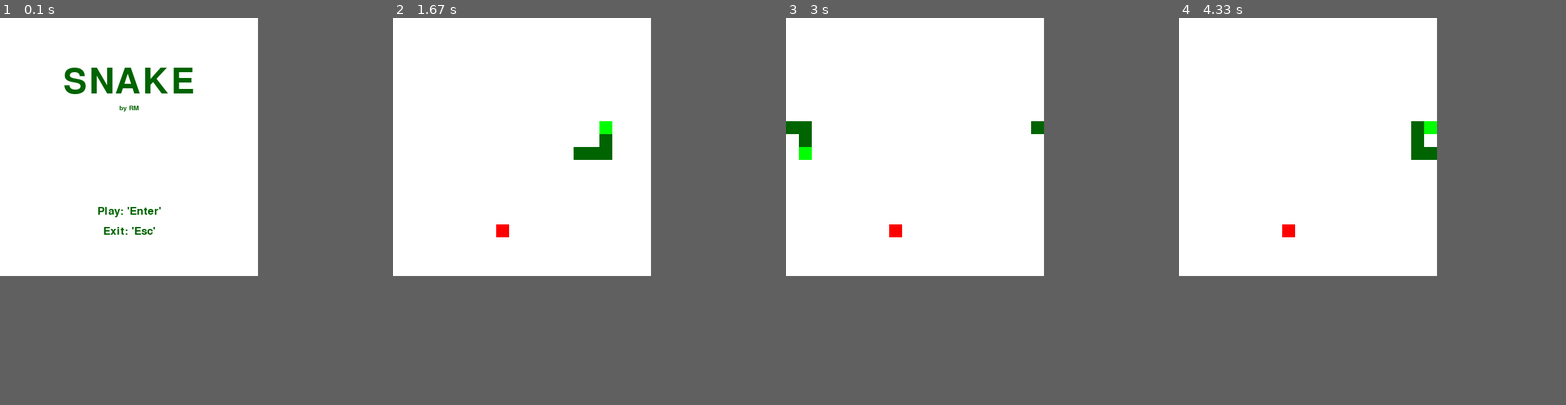
Above: before the commit, frames 1-4 (left to right).
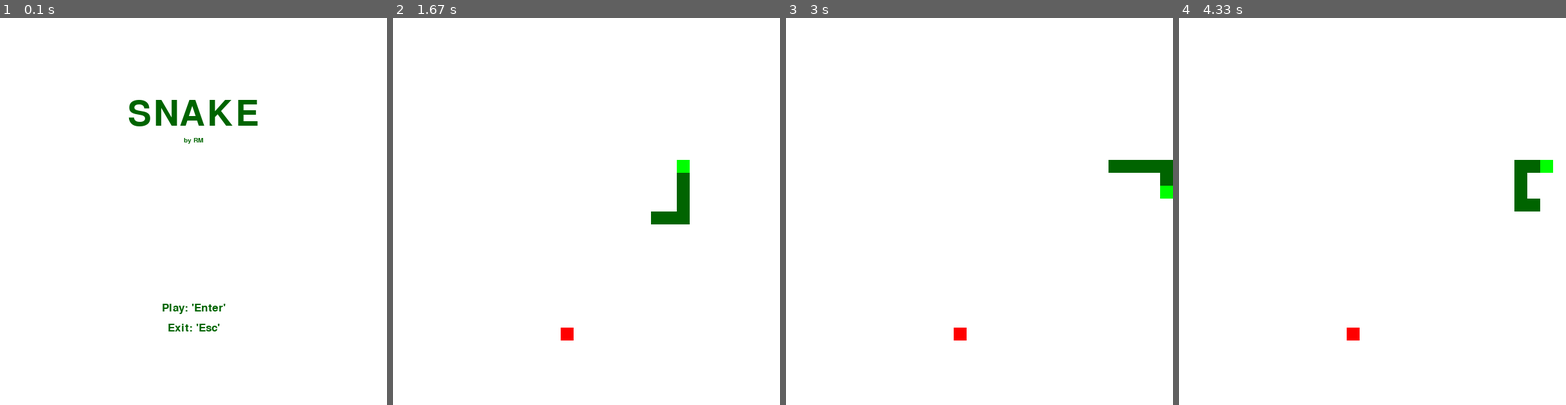
Above: after the commit, the same moments.

Repository: rafael-mrden/snake-pygame
Game: pygame game, started from snake/__main__.py
Same seed, same stepped clock (60 frames per second), same inputs: the game is played once before the commit and once after it.
Inputs:
- Up to frame 1 (0.1 s): no input
- Up to frame 2 (1.67 s): tap Enter at 0.33 s; hold Up 1.17-1.63 s
- Up to frame 3 (3 s): hold Right 1.67-2.13 s; hold Left 2.17-2.7 s; hold Down from 2.73 s (still down)
- Up to frame 4 (4.33 s): release Down at 3.12 s; hold Left 3.15-3.55 s; hold Up 3.58-3.97 s; hold Right from 4 s (still down)
In our replay, the window is 400x400 before the commit and 600x600 after it. These sizes can differ from the game's own. Grey fills any space a smaller window leaves; there, only what the larger window draws over its background counts as a difference.

The runs differ from the first frame. In frame 1, 2.9% of the frame differs, in the area x 16-67%, y 12-81%; in frame 2, 1.6%; in frame 3, 1.6%; in frame 4, 1.6%.

Commit message:
changed game parameters

Diff:
--- a/snake/game.py
+++ b/snake/game.py
@@ -10,17 +10,17 @@
 
         # Game parameters
         self.background_color = 'white'
-        self.screen_width  = 20
-        self.screen_height = 20
+        self.screen_width  = 30
+        self.screen_height = 30
         self.scaling_factor = 20
 
         self.game_over_pause = 3 # seconds
 
         # Initial snake parameters
         self.initial_position = ( int(self.screen_width / 2), int(self.screen_height / 2) )
-        self.initial_length = 5
+        self.initial_length = 7
         self.initial_direction = (1, 0)
-        self.initial_speed = 5 # Pixel per seconds
+        self.initial_speed = 7 # Pixel per seconds
         self.speed_increment = 0.5
         #################
 
